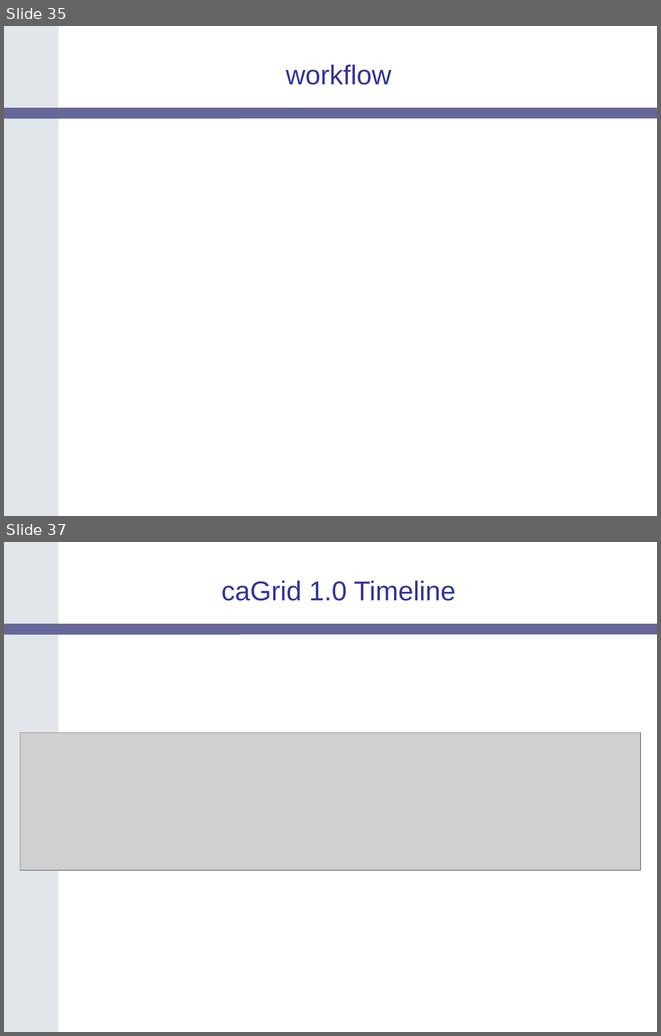
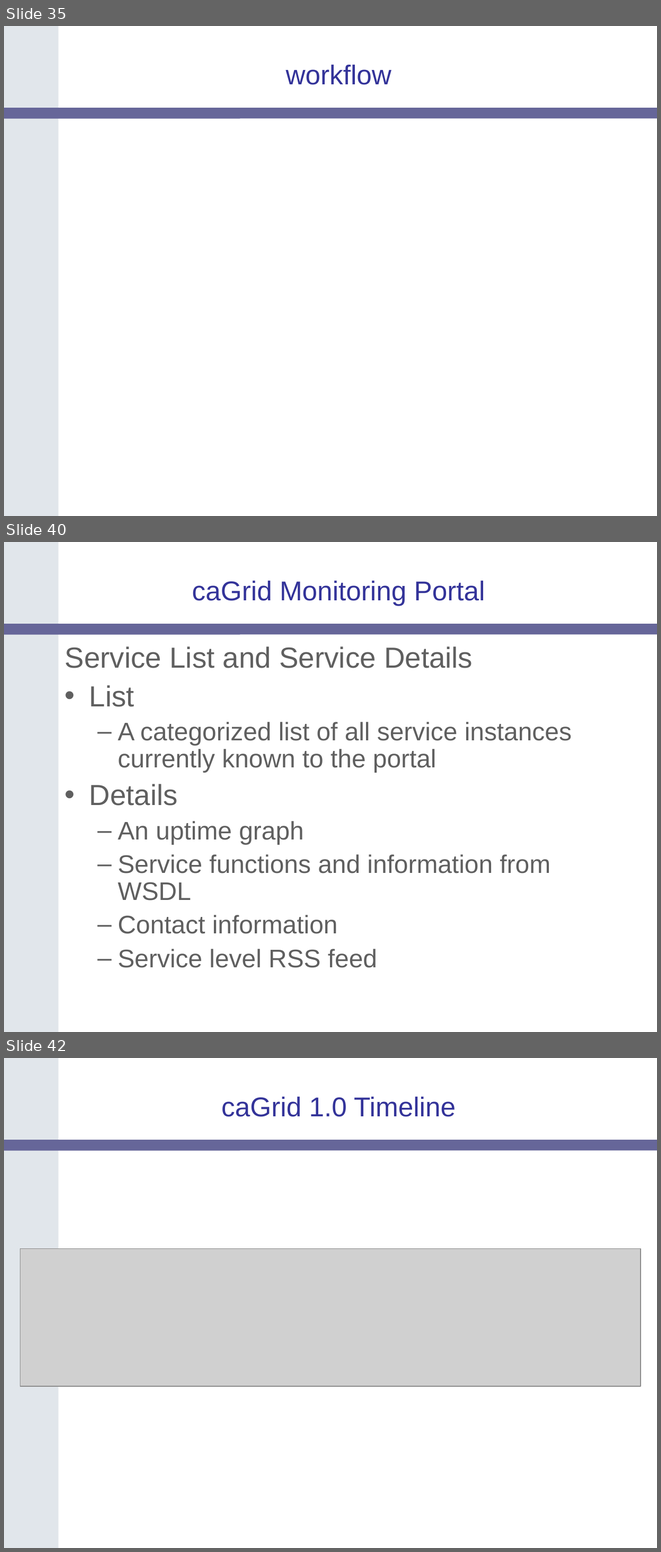
Before and after one commit to NCIP/cagrid-portal, a slide deck: cagrid-1-0/Documentation/presentations/200604_AnnualMeeting/caGrid-1.0-Architecture_caBIG-Annual-Meeting06.ppt. Shown one above the other, each under a label of ours: slides 35 and 37 before the commit, slides 35, 40 and 42 after it; the slides between them are not shown. The pictures are 661x1036 and 661x1552 pixels, drawn with LibreOffice and Linux fonts; fonts in the diff are those of the drawing; grey boxes stand for pictures; background and template pictures are left out. Boxes give left, top, right and bottom in pixels: in the first picture for what was removed or moved away, otherwise in the second. Text is boxed around its words. In the diff, an @@ line names an element or a change of style, - is before the commit and + after.

Commit message:
incorporated portal slides

```diff
--- a/cagrid-1-0/Documentation/presentations/200604_AnnualMeeting/caGrid-1.0-Architecture_caBIG-Annual-Meeting06.ppt
+++ b/cagrid-1-0/Documentation/presentations/200604_AnnualMeeting/caGrid-1.0-Architecture_caBIG-Annual-Meeting06.ppt
@@ slide 40 added at box(4, 542, 657, 1032), background #FFFFFF; not listed: 2 template elements that a slide beside it also shows @@
@@ title added at box(192, 581, 485, 606), 30 pt, text #333399 @@
+caGrid Monitoring Portal
@@ text added at box(65, 646, 572, 968), 28 pt, text #5F5F5F @@
+Service List and Service Details
+• List
+  – A categorized list of all service instances currently known to the portal
+• Details
+  – An uptime graph
+  – Service functions and information from WSDL
+  – Contact information
+  – Service level RSS feed
@@ what was slide 37 is now slide 42 @@
```
Also in this commit, not shown: 1 slide changed, 5 other slides added, 1 slide removed, 1 other file.
